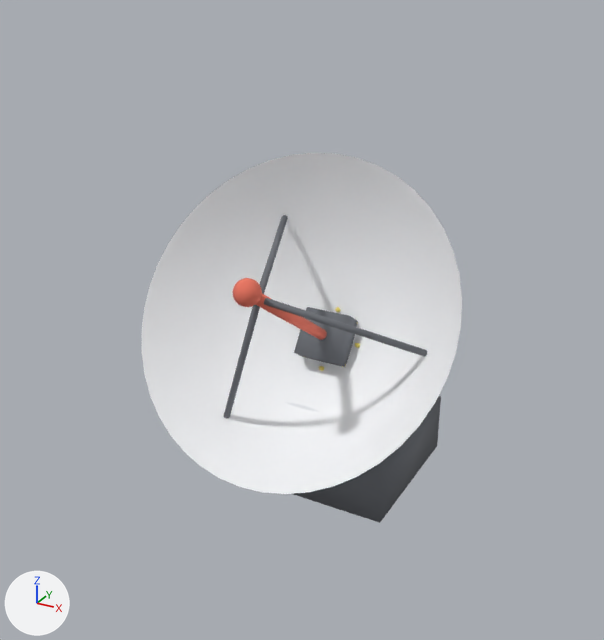
The OBJ model src/main/resources/assets/apexballistics/models/item/guidance_radar.obj, before and after one commit.
Both versions are drawn from a 50 mm lens placed at (0.443, -0.887, 0.643), pointed at (0.023, -0.123, 0.261). Arrows for +X, +Y and +Z are at lower left; the lights stay in place. The first picture is the older version. Where no turn or scale is listed for an object, it has been applied to the vertices. Vertices at exactly the same position are counted once.

Script lines for the objects in view, before the commit:
```python
me_guidance_radar = bpy.data.meshes.new('guidance_radar')
me_guidance_radar.from_pydata(...)  # 1039 vertices, 1068 faces; spans x -0.202..0.202, y -0.227..0.1, z 0.0..0.424
me_guidance_radar.polygons.foreach_set('use_smooth', [True] * 1068)
# faces by material slot: [90, 54, 572, 160, 192]
me_guidance_radar.materials.append(mat_dark)  # its picture is missing
me_guidance_radar.materials.append(mat_body)  # its picture is missing
me_guidance_radar.materials.append(mat_white)  # its picture is missing
me_guidance_radar.materials.append(mat_accent)  # its picture is missing
me_guidance_radar.materials.append(mat_yellow)  # its picture is missing
ob_guidance_radar = bpy.data.objects.new('guidance_radar', me_guidance_radar)
ob_guidance_radar.location = (0.0, 0.0, 0.0)
```
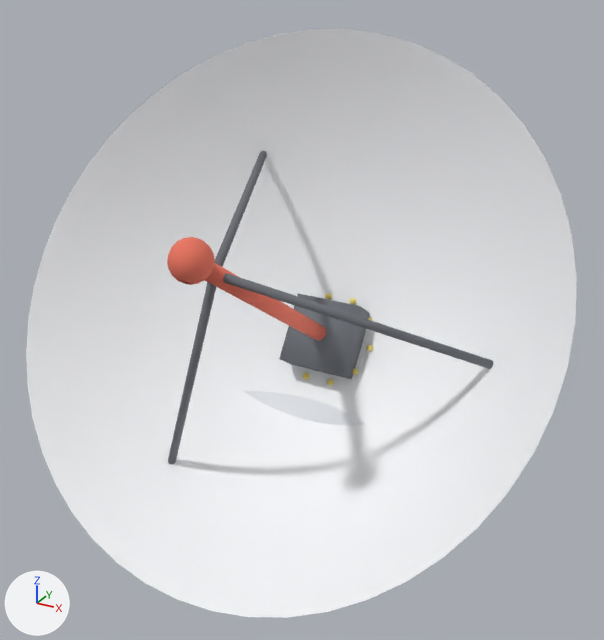
Where the change shows, as pixel boxes (x1, y1, x2, y2) in the pictures (604 x 640 px; the box of a moved part takes in the faces that stretch with it):
'guidance_radar', reshaped (72% wider, 59% taller): before (142, 153, 462, 523); after (26, 29, 577, 618)
part 1 of me_guidance_radar, moved or reshaped: before (256, 294, 327, 340); after (205, 262, 326, 341)
part 2 of me_guidance_radar, moved or reshaped: before (233, 278, 262, 307); after (167, 237, 215, 285)
part 3 of me_guidance_radar, moved or reshaped: before (335, 307, 341, 312); after (325, 293, 332, 300)
part 4 of me_guidance_radar, moved or reshaped: before (319, 366, 324, 371); after (352, 368, 358, 375)
part 5 of me_guidance_radar, rebuilt (mostly hidden afterwards): before (142, 153, 462, 494); after (168, 151, 493, 464)
part 6 of me_guidance_radar, rebuilt (42% wider, 43% taller): before (294, 307, 358, 367); after (279, 293, 370, 379)
part 7 of me_guidance_radar, added: after (26, 29, 577, 618)
part 8 of me_guidance_radar, cut back (mostly hidden): before (224, 215, 427, 418)

Patch to the scene script:
```diff
--- a/src/main/resources/assets/apexballistics/models/item/guidance_radar.obj.py
+++ b/src/main/resources/assets/apexballistics/models/item/guidance_radar.obj.py
@@ me_guidance_radar @@
 # used by ob_guidance_radar; location = (0.0, 0.0, 0.0)
-me_guidance_radar.from_pydata(...)  # 1039 vertices, 1068 faces; spans x -0.202..0.202, y -0.227..0.1, z 0.0..0.424
+me_guidance_radar.from_pydata(...)  # 1227 vertices, 1264 faces; spans x -0.326..0.326, y -0.351..0.1, z 0.0..0.563
+# me_guidance_radar part 1: the loose piece of 34 vertices spanning x -0.007..0.007, y -0.195..-0.018, z 0.189..0.316 is scaled about its middle by (1.41, 1.47, 1.47), then moved by (0.0, -0.051, 0.035)
+# me_guidance_radar part 2: the loose piece of 126 vertices spanning x -0.015..0.015, y -0.215..-0.185, z 0.301..0.332 is scaled about its middle by 1.43, then moved by (0.0, -0.094, 0.065)
+# me_guidance_radar part 3: the loose piece of 18 vertices spanning x -0.003..0.003, y 0.013..0.02, z 0.213..0.22 is scaled about its middle by 1.29, then moved by (-0.018, 0.008, 0.013)
+# me_guidance_radar part 4: the loose piece of 18 vertices spanning x -0.003..0.003, y -0.032..-0.024, z 0.147..0.155 is scaled about its middle by 1.29, then moved by (0.046, 0.003, 0.005)
+# me_guidance_radar part 5: the loose piece of 616 vertices spanning x -0.202..0.202, y -0.227..0.029, z 0.09..0.424 is rebuilt with 50 vertices and now spans x -0.127..0.25, y -0.262..0.046, z 0.054..0.413, in mat_dark (its picture is missing)
+# me_guidance_radar part 6: the loose piece of 8 vertices spanning x -0.031..0.031, y -0.046..0.036, z 0.142..0.225 is rebuilt with 8 vertices and now spans x -0.044..0.044, y -0.061..0.05, z 0.126..0.241
+# me_guidance_radar part 7: a new loose piece of 768 vertices spanning x -0.326..0.326, y -0.351..0.051, z 0.026..0.563, in mat_white (its picture is missing)
+# me_guidance_radar part 8: 52 vertices removed from x -0.083..0.161, y -0.208..0.021, z 0.105..0.337; 2 vertices added at x 0.0, y -0.307..-0.282, z 0.363..0.399
+# other edits to the shape of me_guidance_radar do not show in these pictures
 me_guidance_radar.materials.append(mat_dark)
```
